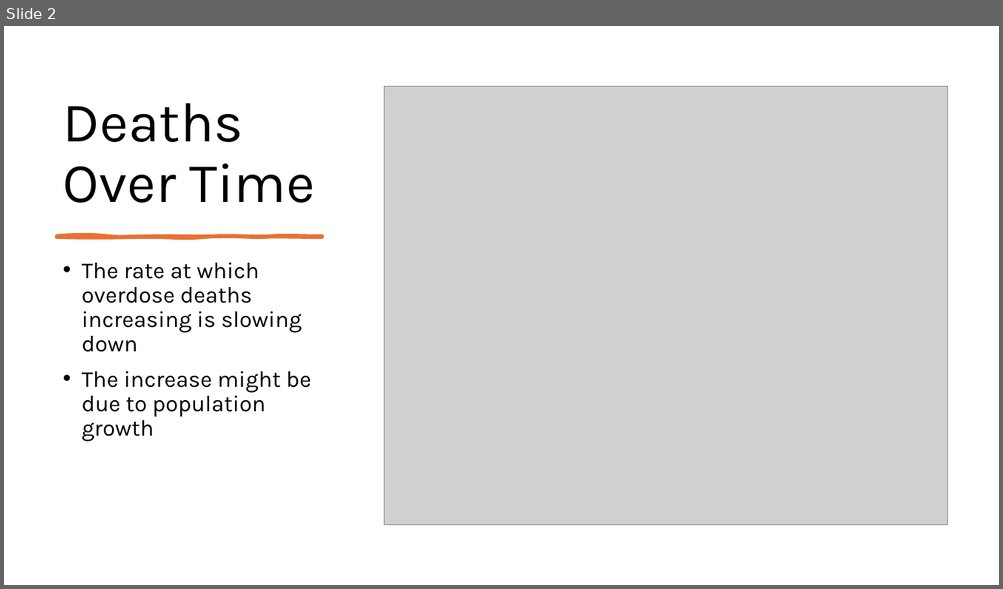
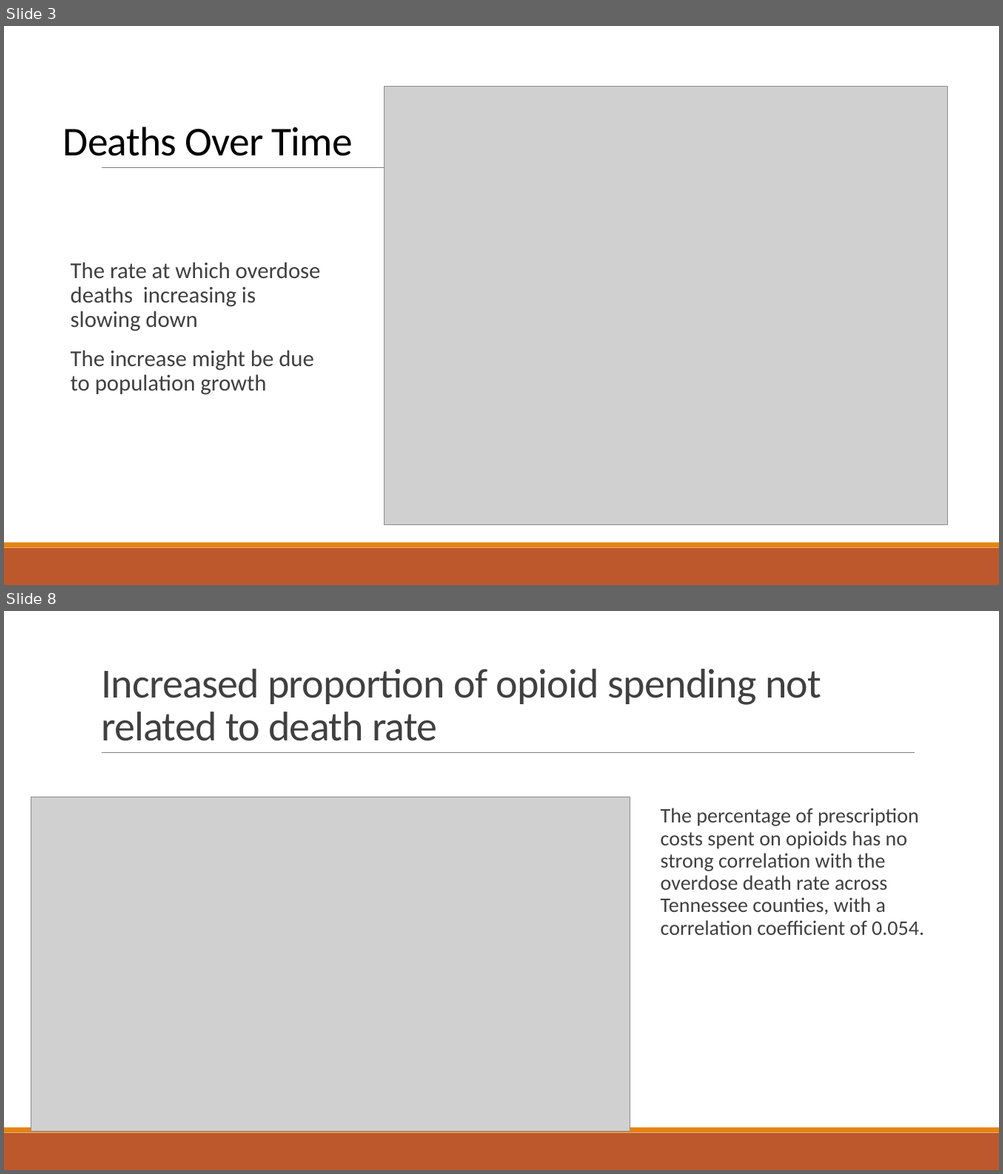
Before and after one commit to NSS-Full-Time-Data-Analytics-17/prescription-revisted-atlantis, a slide deck: Prescrider.pptx. Shown one above the other, each under a label of ours: slide 2 before the commit, slides 3 and 8 after it; the slides between them are not shown. The pictures are 1003x589 and 1003x1174 pixels, drawn with LibreOffice and Linux fonts; fonts in the diff are those of the drawing; grey boxes stand for pictures. Boxes give left, top, right and bottom in pixels: in the first picture for what was removed or moved away, otherwise in the second. Text is boxed around its words. In the diff, an @@ line names an element or a change of style, - is before the commit and + after.

```diff
--- a/Prescrider.pptx
+++ b/Prescrider.pptx
@@ slide 8 added at (x1=4, y1=611, x2=999, y2=1170), background #FFFFFF; not listed: 3 template elements that a slide beside it also shows @@
@@ title added at (x1=101, y1=669, x2=821, y2=741), 40 pt, text #404040 @@
+Increased proportion of opioid spending not related to death rate
@@ picture added at (x1=31, y1=797, x2=630, y2=1132) @@
@@ text added at (x1=660, y1=808, x2=924, y2=935), 20 pt, text #404040 @@
+  The percentage of prescription costs spent on opioids has no strong correlation with the overdose death rate across Tennessee counties, with a correlation coefficient of 0.054.
@@ what was slide 2 is now slide 3 @@
@@ slide 3 changed as well @@
@@ title "Deaths Over Time" at (x1=63, y1=127, x2=352, y2=156): size 54 to 39.6 pt, font Karla to Calibri, letter spacing 0 to -0.5 pt; line spacing 0.9 to 0.85 @@
@@ line added from (102, 168) to (915, 168), #808080 0.5 pt @@
@@ freeform shape removed at (x1=57, y1=235, x2=322, y2=237) @@
@@ text "The rate at which overdose ..." at (x1=71, y1=262, x2=321, y2=395): font Karla to Calibri, text colour #000000 to #404040; bullet • to  ; more space between paragraphs @@
@@ rectangle added at (x1=4, y1=548, x2=999, y2=585), fill #BD582C @@
@@ rectangle added at (x1=4, y1=543, x2=999, y2=548), fill #E48312 @@
```
Also in this commit, not shown: 3 other slides changed, 13 other slides added, 1 slide removed.
